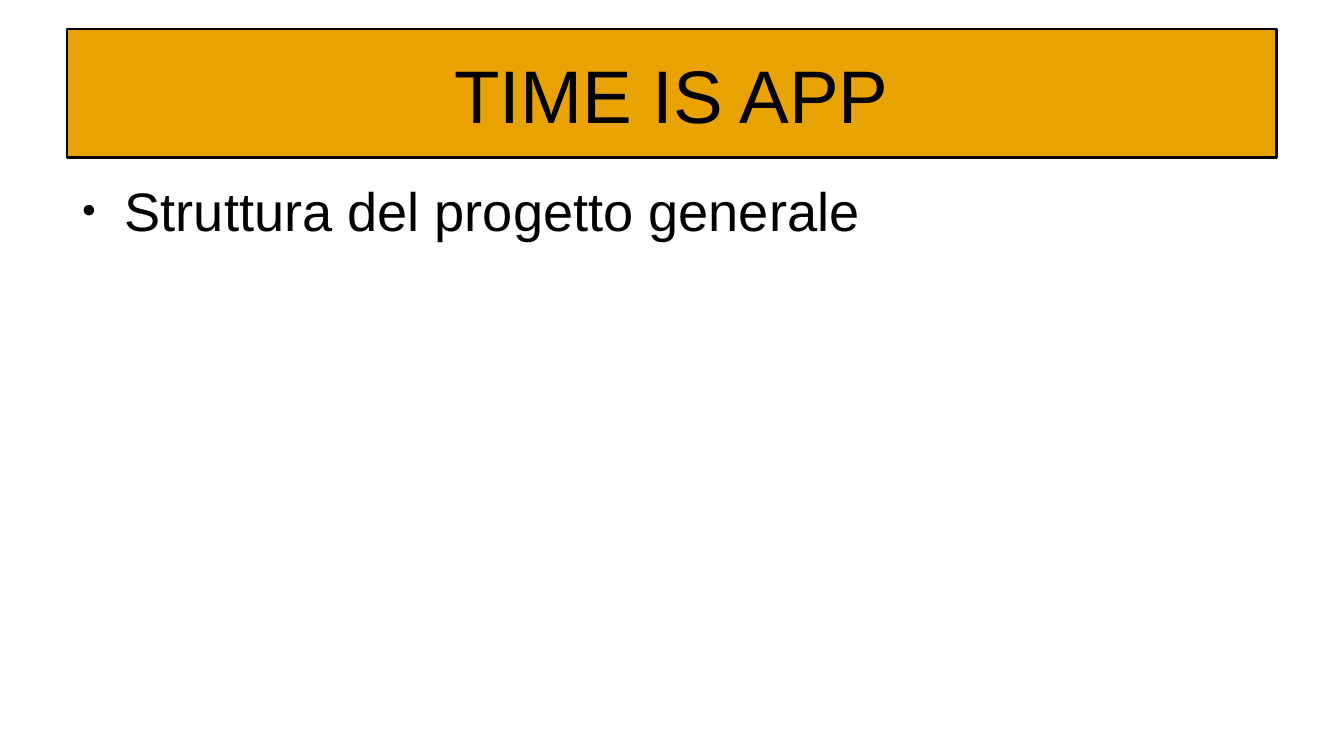
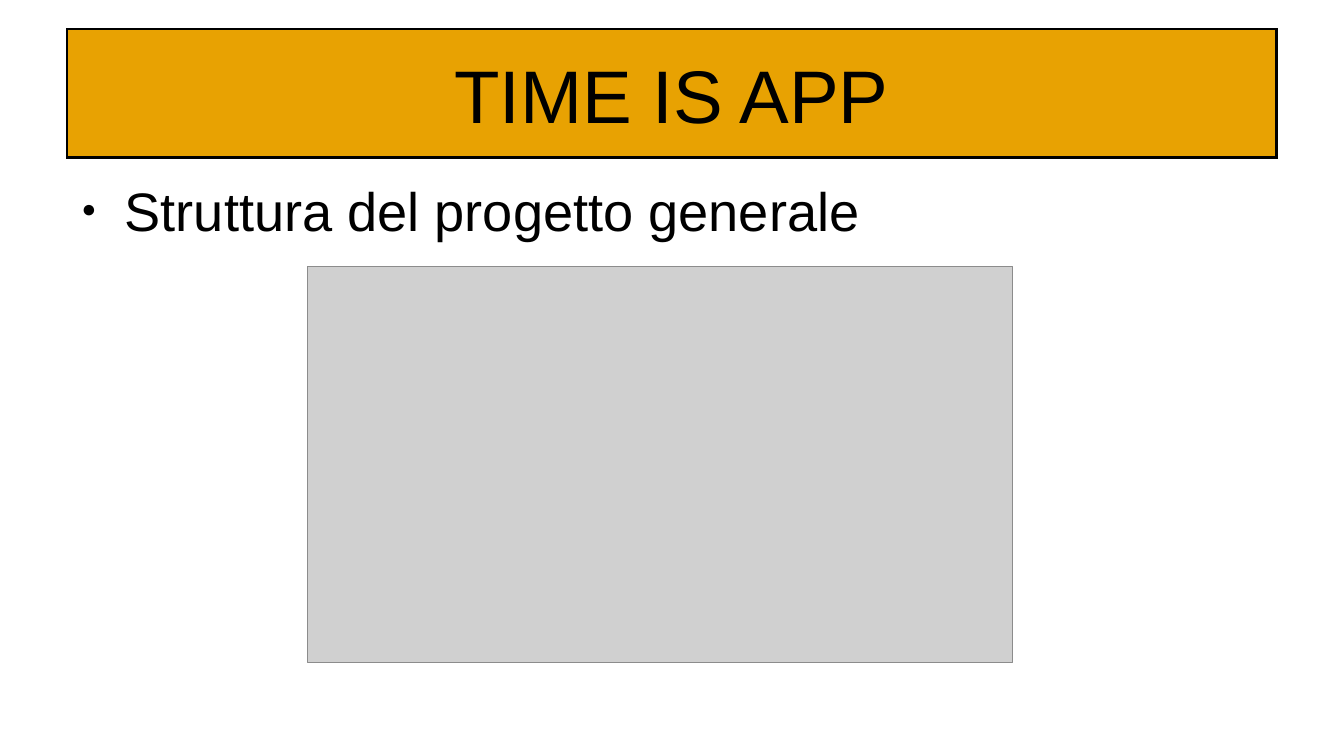
Before and after one commit to Kilne/Progetto_TecWeb, a slide deck: slide 3 of Relazioni/Maiuri.odp. Drawn at 1344x756 pixels with LibreOffice and Linux fonts; fonts in the diff are those of the drawing; grey boxes stand for pictures. Boxes give left, top, right and bottom in pixels: in the first picture for what was removed or moved away, otherwise in the second. Text is boxed around its words. In the diff, an @@ line names an element or a change of style, - is before the commit and + after.

```diff
--- a/Relazioni/Maiuri.odp
+++ b/Relazioni/Maiuri.odp
@@ text "Struttura del progetto generale" at (x1=125, y1=191, x2=860, y2=240): indent changed @@
@@ picture added at (x1=307, y1=266, x2=1013, y2=662) @@
```
Also in this commit, not shown: 8 other slides changed.
